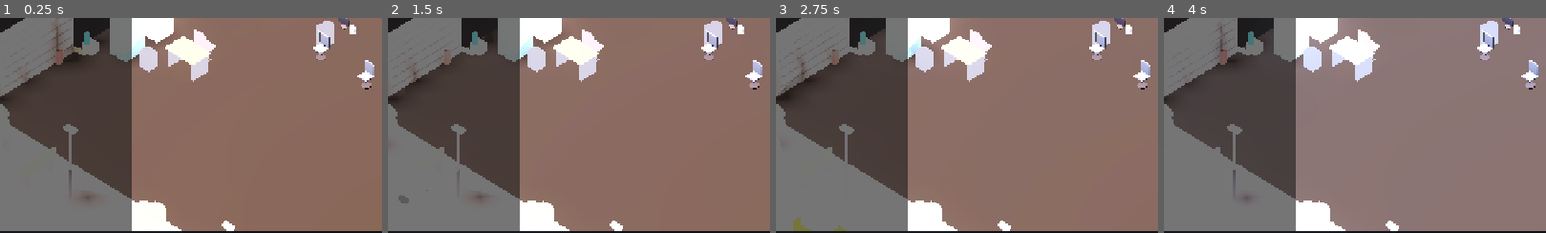
Above: before the commit, frames 1-4 (left to right).
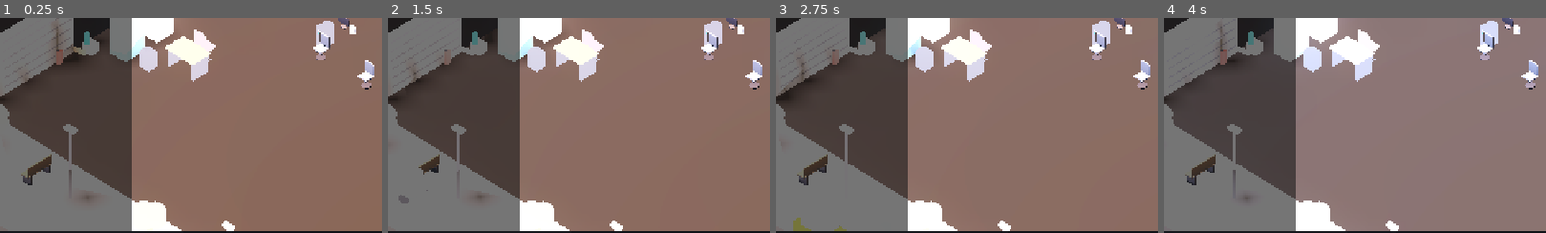
Above: after the commit, the same moments.

Repository: Fartoman94/alignment-pending
Game: Godot game, scene res://scenes/campaign.tscn
Two runs of this game, one before a commit and one after it. Both use one fixed random seed, a clock stepped at 60 frames per second and the inputs below. This scene is started directly instead of the project's main scene.
Inputs:
- Up to frame 1 (0.25 s): no input
- Up to frame 2 (1.5 s): click "Skip Step" at 0.5 s; click "Skip Step" at 1.25 s
- Up to frame 3 (2.75 s): click "1x" at 2 s
- Up to frame 4 (4 s): click "2x" at 2.75 s; click "4x" at 3.5 s
The pictures show only the part of the screen within x 0-50%, y 41-91%; the shares and areas given below are measured in that part.

The runs differ from the first frame. In frame 1, 0.4% of the frame differs, in the area x 5-15%, y 60-78%; in frame 2, 0.3%; in frame 3, 0.4%; in frame 4, 0.4%.

Commit message:
feat(art): generate real exterior geometry — buildings, park bench
Third piece of the "mejora todo lo visual" pass (characters, then
interior furniture, now the street the garage sits on). The mega_pack's
small_building_exterior/mid_building_exterior/park_bench were still
sharp-edged boxes with no window detail. New tools/blender_generators/
generate_city_buildings.py, same bevel-bake-smooth technique as the
character/furniture generators, plus real emissive-capable window panels
(not a flat color stripe) on both building facades.

Exported yup=False, matching Campaign._ext_model()'s unconditional
-90°-X correction (same convention already established for the desk in
the previous furniture pass — no per-call opt-out exists for _ext_model,
so the export side has to match instead).

Campaign._build_exterior() repointed at the 3 new files, same positions/
0.22 scale factor the mega_pack originals used — confirmed compatible by
rendering both isolated and in the real exterior scene before wiring in,
not assumed. CityBackdrop's baked window-glimpse texture intentionally
left on the mega_pack originals (lower-priority background element,
already documented in KNOWN_ISSUES.md as out of scope for per-frame
updates — swapping its *source* assets was in scope but not reached this
pass, honest gap, not silently skipped).

tools/bootstrap.sh green; tools/export_release.sh clean; exported binary
relaunched for the user to see live.

Co-Authored-By: Claude Sonnet 5 <noreply@anthropic.com>

Diff:
--- a/game/src/world/campaign.gd
+++ b/game/src/world/campaign.gd
@@ -402,15 +402,23 @@
     _ext_model.call(city + "tree_city.glb", Vector3(0.0, 0.0, 8.3), 0.0)
     _ext_model.call(city + "lamp_post.glb", Vector3(3.5, 0.0, 8.3), 0.0)
     _ext_model.call(city + "tree_city.glb", Vector3(7.0, 0.0, 8.3), 0.0)
-    _ext_model.call(city + "park_bench.glb", Vector3(-5.0, 0.0, 8.3), 90.0)
+    # generated_city/park_bench.glb: this pass's smooth-geometry
+    # replacement (tools/blender_generators/generate_city_buildings.py),
+    # same "cuadrado" fix already applied to characters/interior
+    # furniture — exported yup=False like the desk, to match _ext_model's
+    # own unconditional -90°-X correction (no per-call opt-out here).
+    _ext_model.call("res://assets/models/generated_city/park_bench.glb", Vector3(-5.0, 0.0, 8.3), 90.0)
     # A small skyline set back across the street — enough to read as "a
     # real block", not a single flat backdrop card. Scaled down ~4-5x
     # from native (see _ext_model's doc comment) — verified by rendering
     # a real perspective overview alongside the office box before
-    # picking this factor, not guessed.
-    _ext_model.call(city + "small_building_exterior.glb", Vector3(-6.0, 0.0, 14.0), 0.0, 0.22)
-    _ext_model.call(city + "mid_building_exterior.glb", Vector3(-1.5, 0.0, 14.5), 0.0, 0.22)
-    _ext_model.call(city + "small_building_exterior.glb", Vector3(3.5, 0.0, 14.0), 0.0, 0.22)
+    # picking this factor, not guessed. generated_city/*_building_
+    # exterior.glb: this pass's replacement for the mega_pack's sharp-
+    # edged originals — same 0.22 scale factor still applies, confirmed
+    # by rendering both together before wiring this in.
+    _ext_model.call("res://assets/models/generated_city/small_building_exterior.glb", Vector3(-6.0, 0.0, 14.0), 0.0, 0.22)
+    _ext_model.call("res://assets/models/generated_city/mid_building_exterior.glb", Vector3(-1.5, 0.0, 14.5), 0.0, 0.22)
+    _ext_model.call("res://assets/models/generated_city/small_building_exterior.glb", Vector3(3.5, 0.0, 14.0), 0.0, 0.22)
     # tower.glb removed here (audit pass): at the same 0.22 scale every
     # other exterior building uses, it rendered as a massive, flat,
     # incorrectly-shaded gray shape filling most of the screen from the
Binary file added: game/assets/models/generated_city/mid_building_exterior.glb
Not shown, added: game/assets/models/generated_city/mid_building_exterior.glb.import
Binary file added: game/assets/models/generated_city/park_bench.glb
Not shown, added: game/assets/models/generated_city/park_bench.glb.import
Binary file added: game/assets/models/generated_city/small_building_exterior.glb
Not shown, added: game/assets/models/generated_city/small_building_exterior.glb.import
Not shown, added: docs/visual-progress/city_rework/exterior_in_game.png
Not shown, added: docs/visual-progress/city_rework/isolated_buildings.png
Not shown, added: game/tools/blender_generators/generate_city_buildings.py
